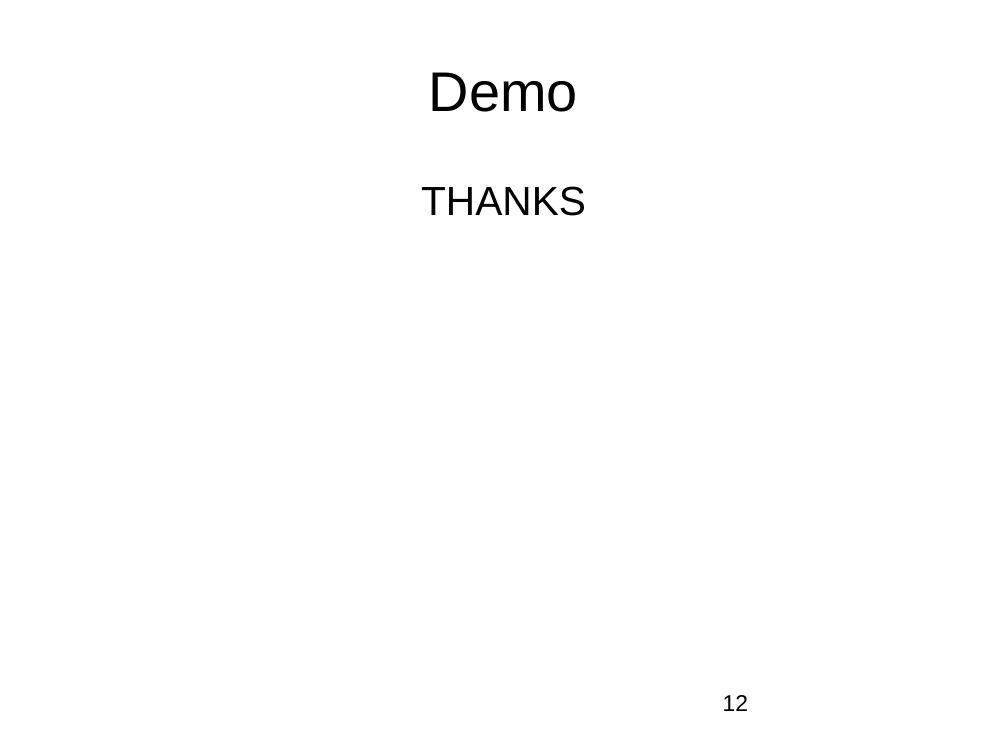
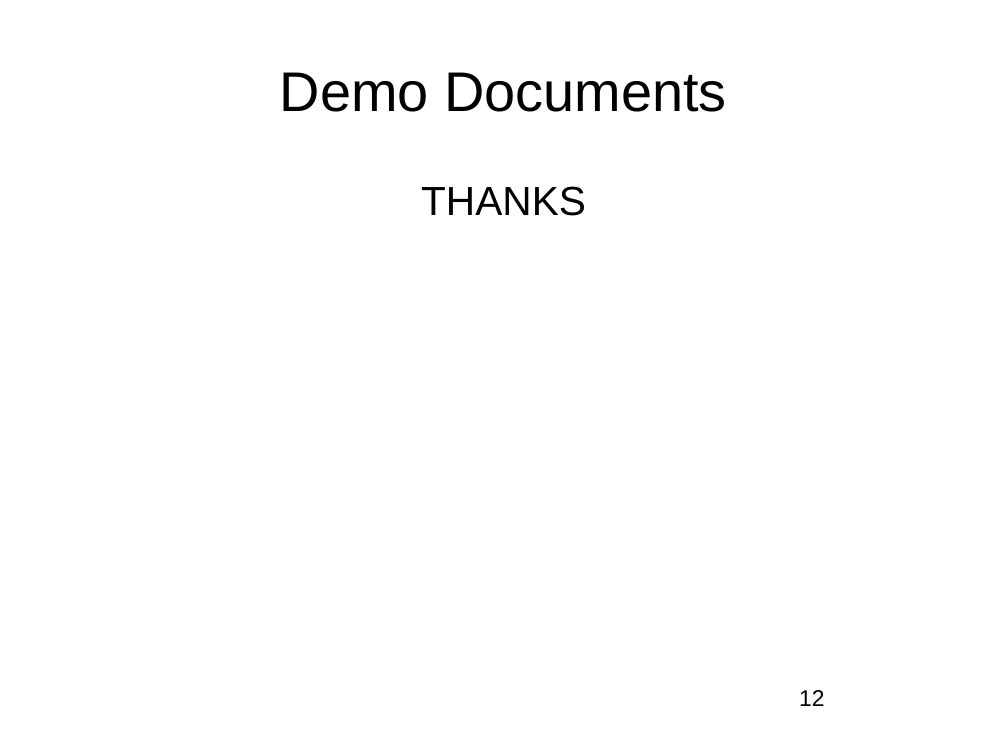
Before and after one commit to nashjc/Partridges, a slide deck: slide 12 of LinuxOttawa20260108.odp. Drawn at 1008x756 pixels with LibreOffice and Linux fonts; fonts in the diff are those of the drawing; background and template pictures are left out. Boxes give left, top, right and bottom in pixels: in the first picture for what was removed or moved away, otherwise in the second. Text is boxed around its words. In the diff, an @@ line names an element or a change of style, - is before the commit and + after.

```diff
--- a/LinuxOttawa20260108.odp
+++ b/LinuxOttawa20260108.odp
@@ title at box(280, 72, 726, 112): text changed @@
-Demo
+Demo Documents
@@ page number: place and size @@
-page number at box(723, 695, 748, 711)
+page number at box(799, 690, 824, 706)
```
Also in this commit, not shown: 11 other slides changed.
